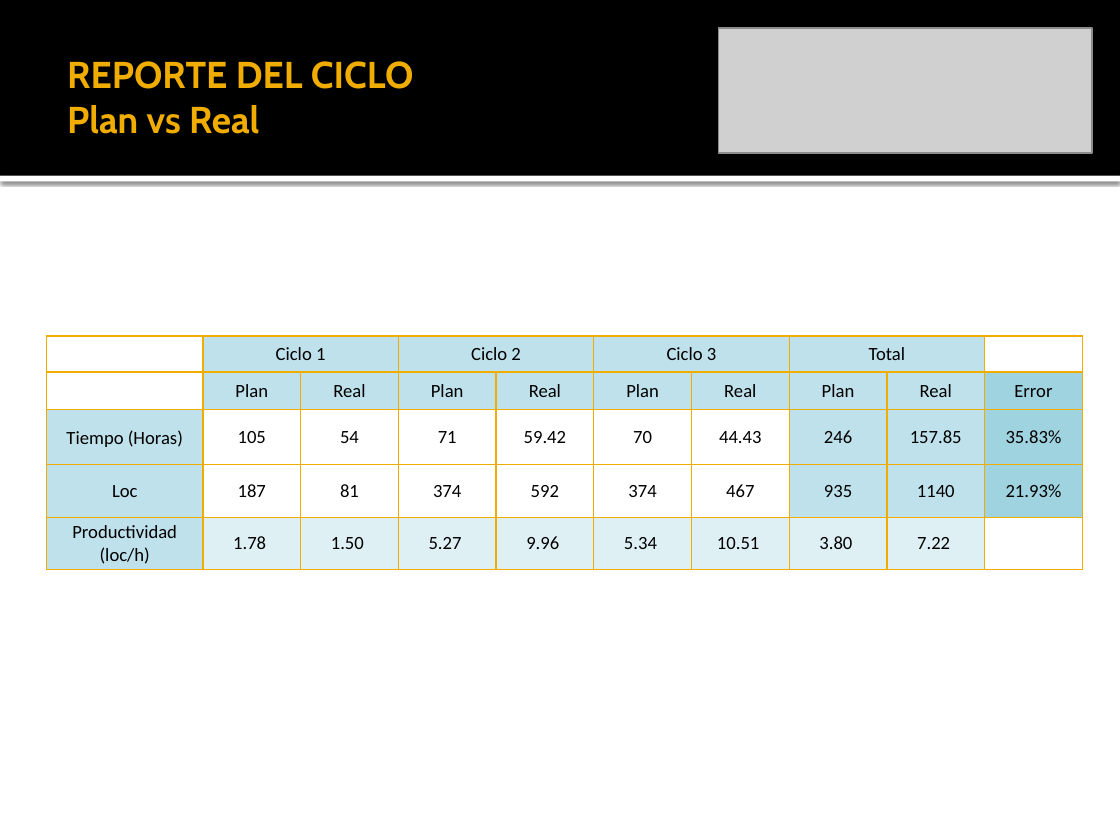
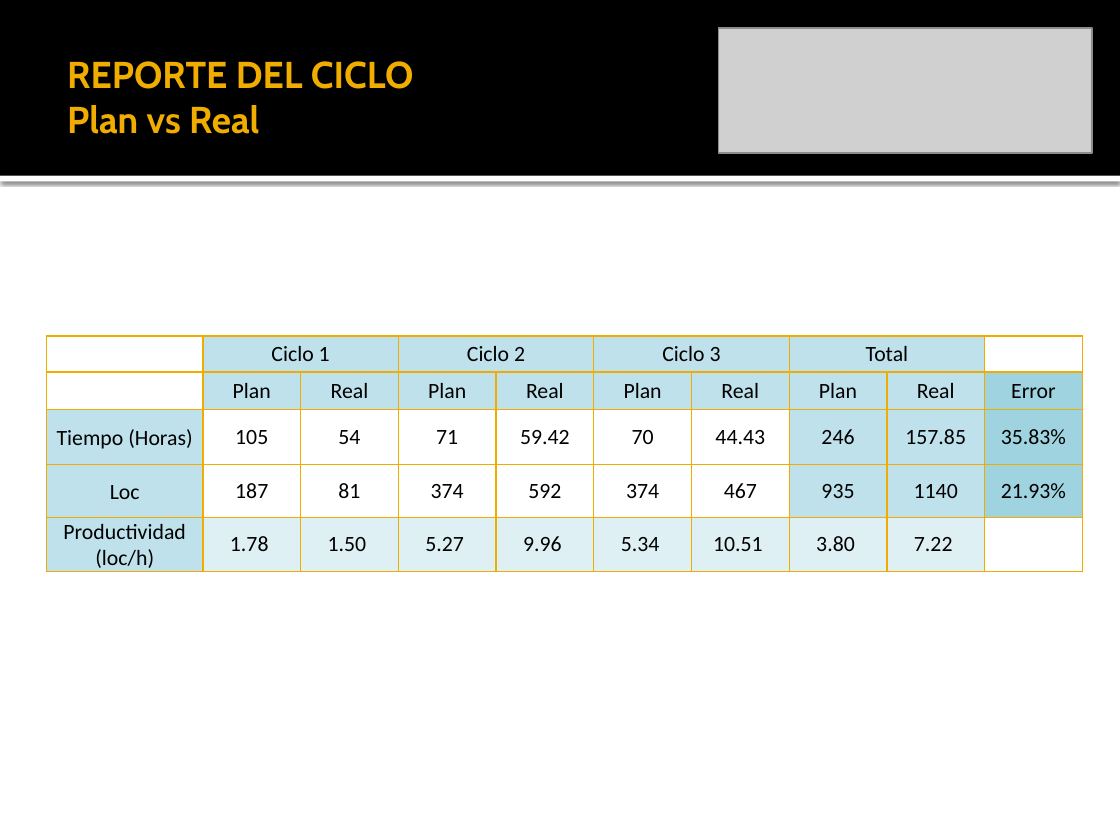
Before and after one commit to leseroth/ingenium-managment, a slide deck: slide 4 of CSOF5101 Ingeniera de Software/TSP/0330PostMortemTSPCiclo3.pptx. Drawn at 1120x840 pixels with LibreOffice and Linux fonts; fonts in the diff are those of the drawing; grey boxes stand for pictures. Boxes give left, top, right and bottom in pixels: in the first picture for what was removed or moved away, otherwise in the second. Text is boxed around its words. In the diff, an @@ line names an element or a change of style, - is before the commit and + after.

```diff
--- a/CSOF5101 Ingeniera de Software/TSP/0330PostMortemTSPCiclo3.pptx
+++ b/CSOF5101 Ingeniera de Software/TSP/0330PostMortemTSPCiclo3.pptx
@@ table at [47, 336, 1081, 576] @@
@@ size 12 to 14 pt @@
```
Also in this commit, not shown: 6 other slides changed, 3 slides added.
